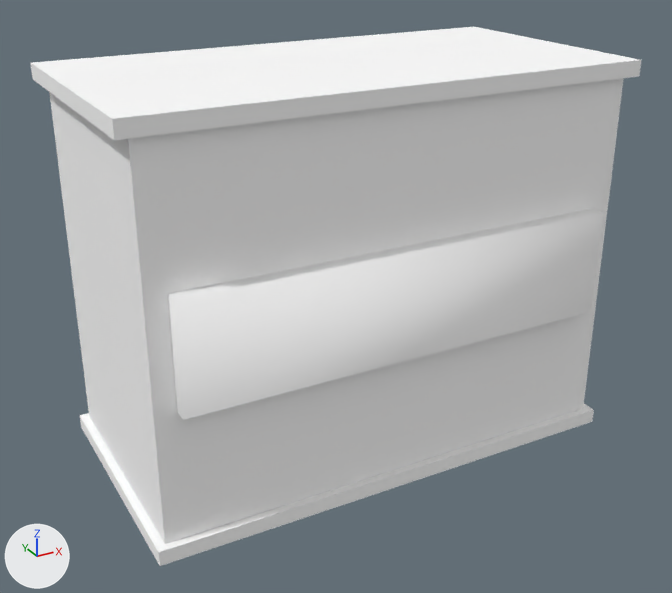
An edit to the glTF model public/3d/item/model__item__room.ofs_3683_0/3683kg_gl_cl1.gltf, drawn before and after from the same camera.
The view is the same before and after, from a camera (50 mm lens) standing at (-1.229, -2.222, 1.549) and looking at (-0.031, -0.043, 0.46). Lighting does not change. The marker at lower left points along +X, +Y and +Z. The first picture is the older version.

In view in the first picture: '3683kg_gl_cl1'.
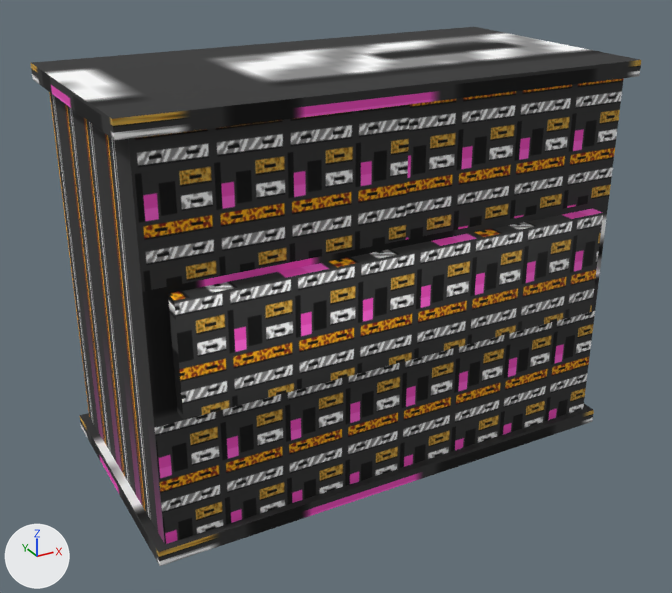
What differs and where, as boxes (x1, y1, x2, y2) in the pictures (672 x 593 px):
'3683kg_gl_cl1', surface changed (white to black): (31, 27, 641, 566) in both

The change in detail:
Picture 'gl_cl1_0' (img_gl_cl1_0) is new.
In material 'kg_gl_cl1_0' (mat_kg_gl_cl1_0), base_color is no longer (1.0, 1.0, 1.0), white #ffffff.
In material 'kg_gl_cl1_0' (mat_kg_gl_cl1_0), texture is now set to img_gl_cl1_0.
